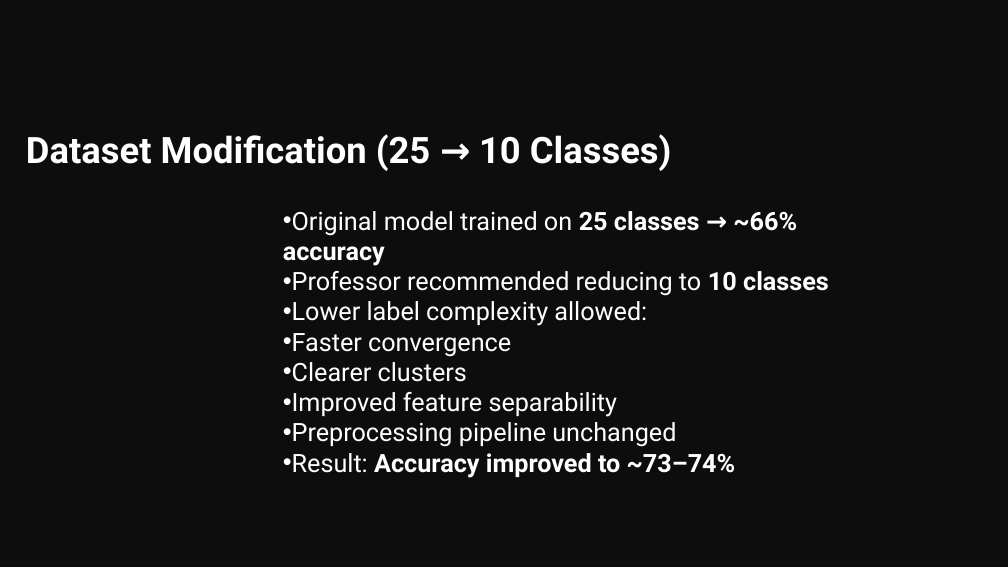
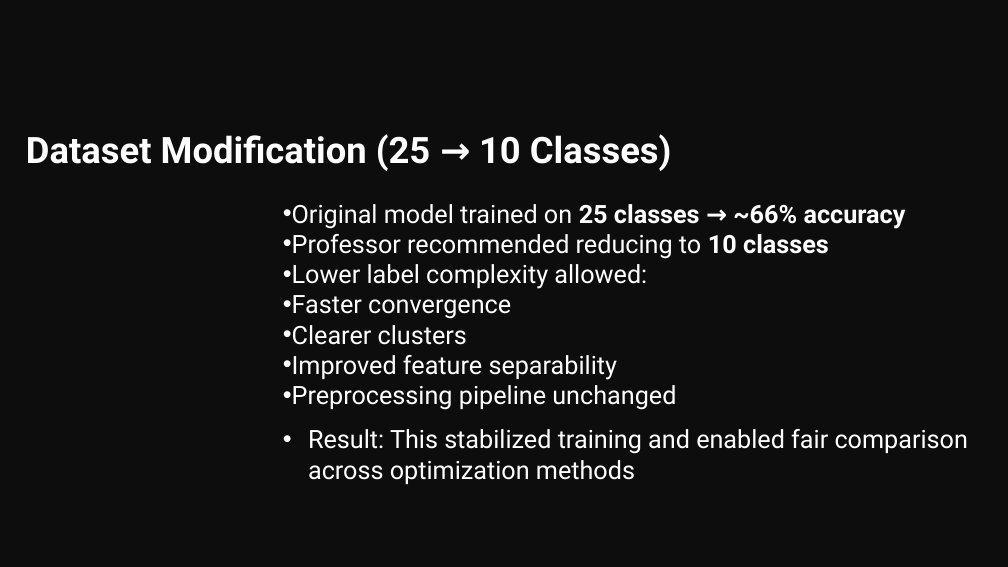
Before and after one commit to HAR5HA-7663/MCS-5993-Evolutionary-Computation-and-Deep-Learning, a slide deck: slide 32 of Term-project_Deep_Food_image_classifier/Deep Food Image Classifier [mid-update].pptx. Drawn at 1008x567 pixels with LibreOffice and Linux fonts; fonts in the diff are those of the drawing. Boxes give left, top, right and bottom in pixels: in the first picture for what was removed or moved away, otherwise in the second. Text is boxed around its words. In the diff, an @@ line names an element or a change of style, - is before the commit and + after.

```diff
--- a/Term-project_Deep_Food_image_classifier/Deep Food Image Classifier [mid-update].pptx
+++ b/Term-project_Deep_Food_image_classifier/Deep Food Image Classifier [mid-update].pptx
@@ subtitle "Original model trained on 25 ...": place and size @@
-subtitle "Original model trained on 25 ..." at [283, 211, 829, 478]
+subtitle "Original model trained on 25 ..." at [292, 204, 968, 484]
@@ subtitle at [308, 429, 968, 484]: text changed; bold off @@
-• Result: Accuracy improved to ~73–74%
+• Result: This stabilized training and enabled fair comparison across optimization methods
```
Also in this commit, not shown: 4 other slides changed, 15 slides added, 4 slides removed.
